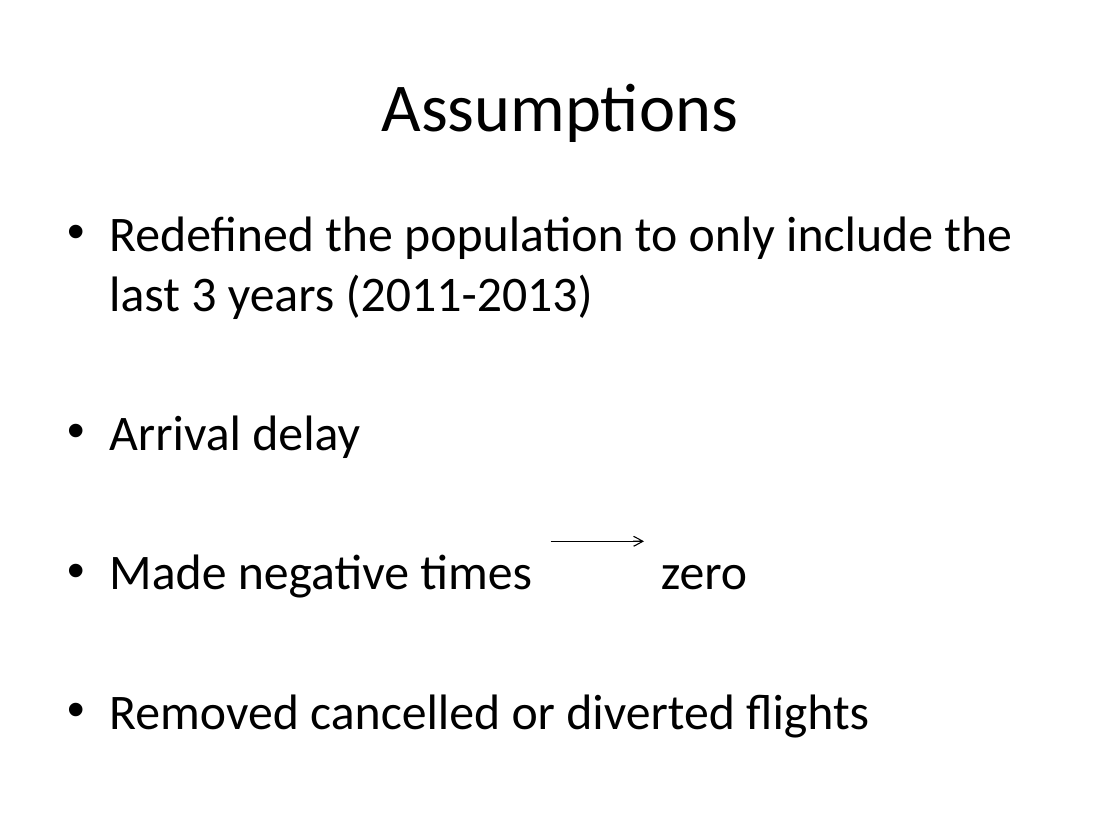
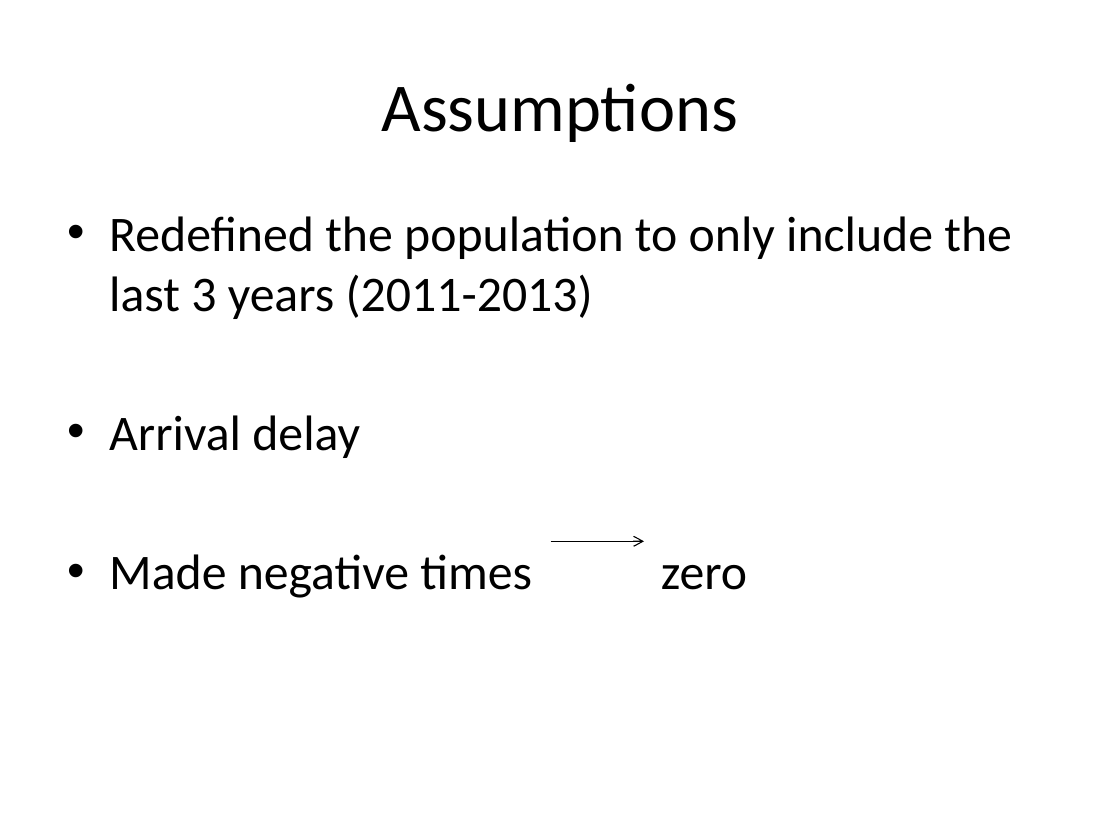
Before and after one commit to andy-olstad/POGSproj2, a slide deck: slide 3 of project_2_presentation.pptx. Drawn at 1120x840 pixels with LibreOffice and Linux fonts; fonts in the diff are those of the drawing. Boxes give left, top, right and bottom in pixels: in the first picture for what was removed or moved away, otherwise in the second. Text is boxed around its words. In the diff, an @@ line names an element or a change of style, - is before the commit and + after.

Commit message:
changed presentation back!

```diff
--- a/project_2_presentation.pptx
+++ b/project_2_presentation.pptx
@@ text at bbox=[109, 694, 869, 738]: paragraph removed @@
-• Removed cancelled or diverted flights
```
